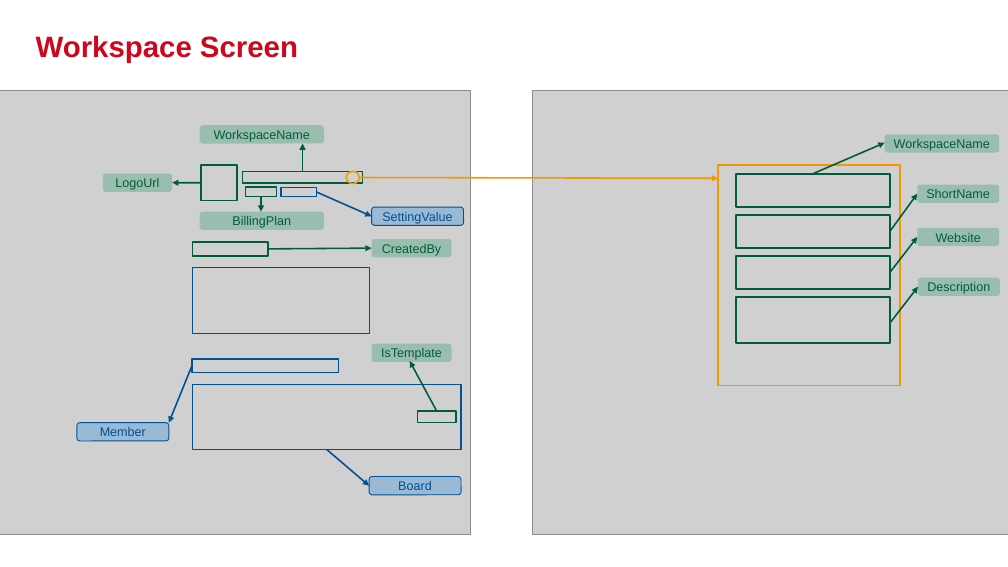
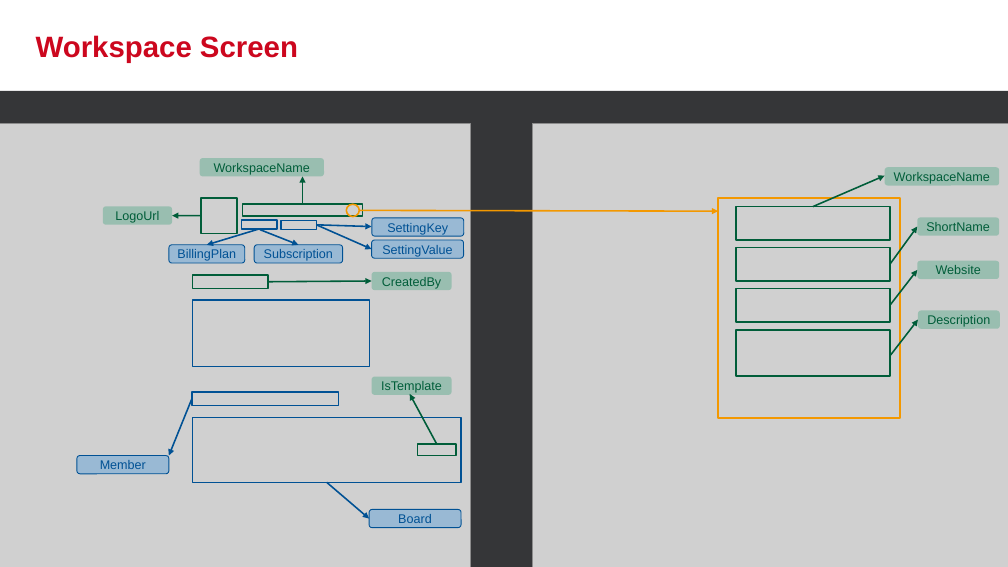
Before and after one commit to khoado-dev/YPP4-KhoaDo, a slide deck: slide 11 of Document/Presentation/TrelloPresentation.pptx. Drawn at 1008x567 pixels with LibreOffice and Linux fonts; fonts in the diff are those of the drawing; grey boxes stand for pictures; background and template pictures are left out. Boxes give left, top, right and bottom in pixels: in the first picture for what was removed or moved away, otherwise in the second. Text is boxed around its words. In the diff, an @@ line names an element or a change of style, - is before the commit and + after.

Commit message:
add: create slide for member of workspace

```diff
--- a/Document/Presentation/TrelloPresentation.pptx
+++ b/Document/Presentation/TrelloPresentation.pptx
@@ rectangle added at (x1=0, y1=91, x2=1008, y2=567), fill #353638 @@
@@ arrow removed from (261, 197) to (261, 212) @@
@@ arrow added from (259, 229) to (207, 245), #005194 1.5 pt @@
@@ rectangle resized from (x1=246, y1=187, x2=277, y2=197) to (x1=241, y1=220, x2=277, y2=229) @@
@@ rectangle at (x1=241, y1=220, x2=277, y2=229): outline #005D39 1.5 pt to #005194 1.5 pt @@
@@ arrow added from (260, 230) to (299, 245), #005194 1.5 pt @@
@@ arrow added from (316, 225) to (371, 227), #005194 1.5 pt @@
@@ rounded rectangle added at (x1=372, y1=218, x2=464, y2=236), fill #99B9D4, outline #005194 0.85 pt, 12 pt, text #005194 @@
+SettingKey
@@ rounded rectangle "BillingPlan" resized from (x1=200, y1=212, x2=324, y2=230) to (x1=169, y1=245, x2=244, y2=263) @@
@@ rounded rectangle "BillingPlan" at (x1=169, y1=245, x2=244, y2=263): text colour #005D39 to #005194; fill #99BEB0 to #99B9D4; outline none to #005194 0.85 pt @@
@@ rounded rectangle added at (x1=254, y1=245, x2=343, y2=263), fill #99B9D4, outline #005194 0.85 pt, 12 pt, text #005194 @@
+Subscription
@@ 9 rectangles, 8 rounded rectangles, 8 arrows, 2 pictures moved together from (x1=0, y1=91, x2=1008, y2=534) to (x1=0, y1=124, x2=1008, y2=567) @@
@@ 4 rectangles, 4 arrows, 3 rounded rectangles, 1 ellipse moved together from (x1=103, y1=126, x2=1000, y2=485) to (x1=103, y1=158, x2=1000, y2=519) @@
```
Also in this commit, not shown: 3 other slides changed, 2 slides added.
